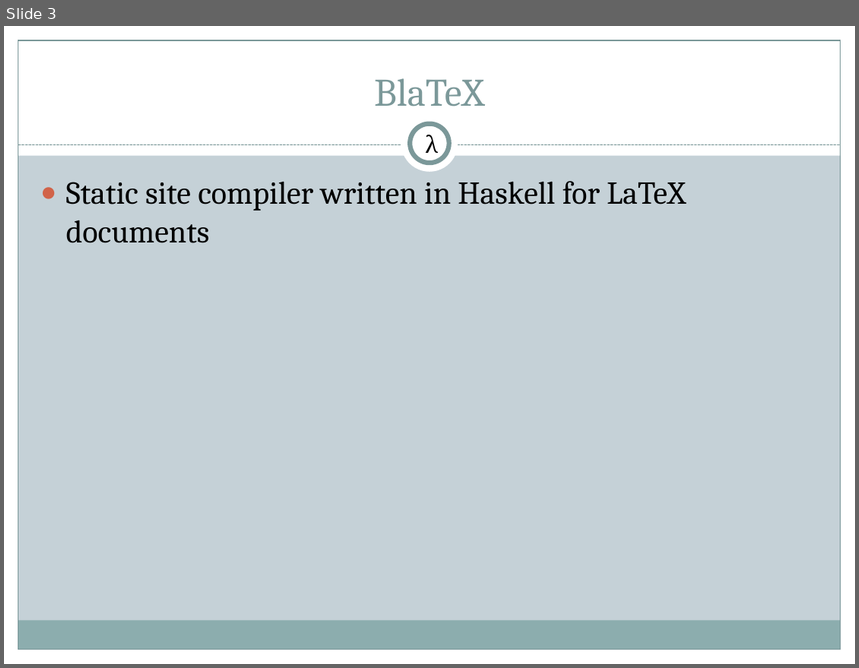
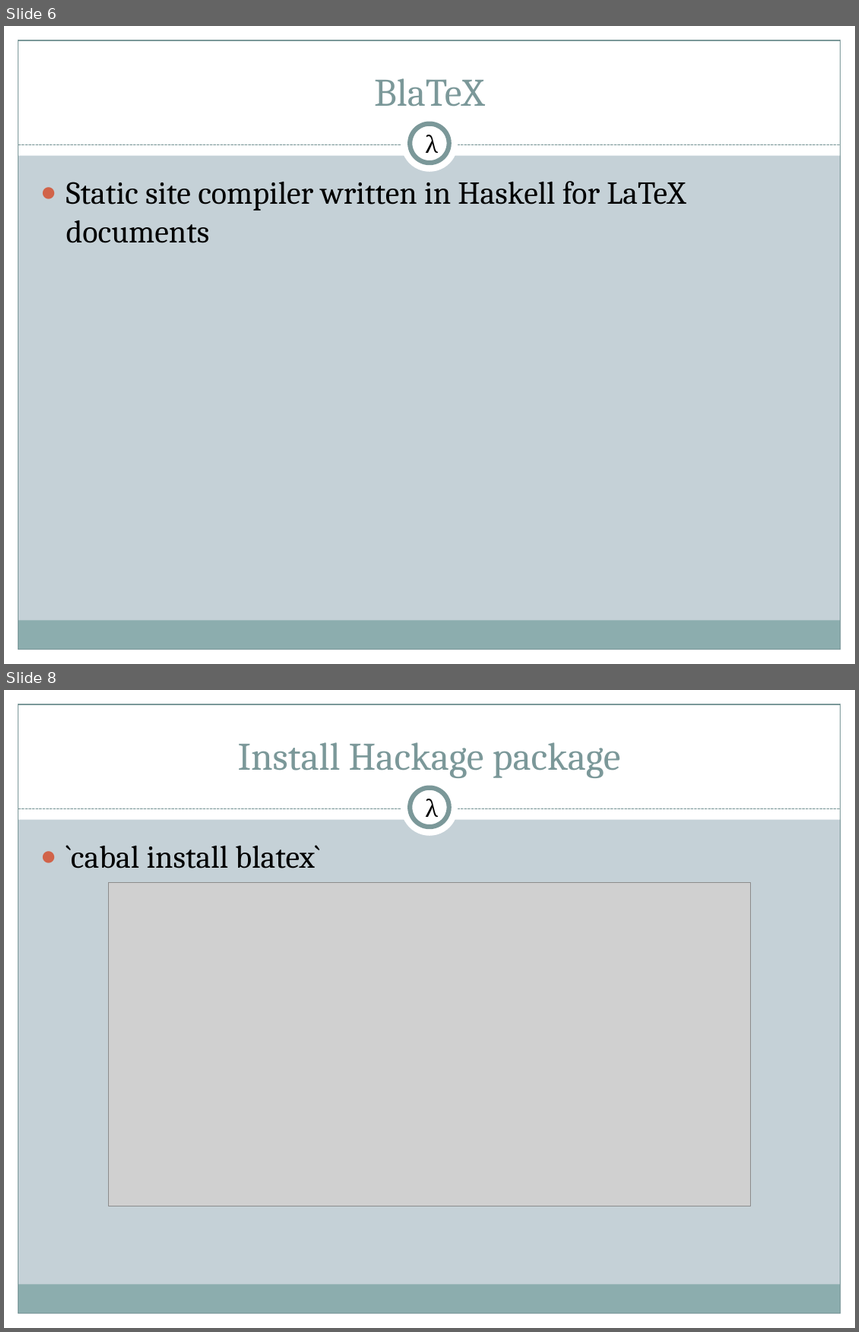
Before and after one commit to 2016rshah/Meta-BlaTeX, a slide deck: Presentations/Final_Presentation.pptx. Shown one above the other, each under a label of ours: slide 3 before the commit, slides 6 and 8 after it; the slides between them are not shown. The pictures are 859x668 and 859x1332 pixels, drawn with LibreOffice and Linux fonts; fonts in the diff are those of the drawing; grey boxes stand for pictures. Boxes give left, top, right and bottom in pixels: in the first picture for what was removed or moved away, otherwise in the second. Text is boxed around its words. In the diff, an @@ line names an element or a change of style, - is before the commit and + after.

```diff
--- a/Presentations/Final_Presentation.pptx
+++ b/Presentations/Final_Presentation.pptx
@@ slide 8 added at <box>4,690,855,1328</box>, background #C5D1D7; not listed: 9 template elements that a slide beside it also shows @@
@@ title added at <box>238,742,621,778</box>, 33 pt, text #7C999A @@
+Install Hackage package
@@ text added at <box>426,799,439,823</box>, 20 pt, text #000000 @@
+λ
@@ text added at <box>66,845,319,869</box>, 27 pt, text #000000 @@
+● `cabal install blatex`
@@ picture added at <box>109,883,750,1207</box> @@
@@ what was slide 3 is now slide 6 @@
```
Also in this commit, not shown: 1 slide changed, 11 other slides added.
